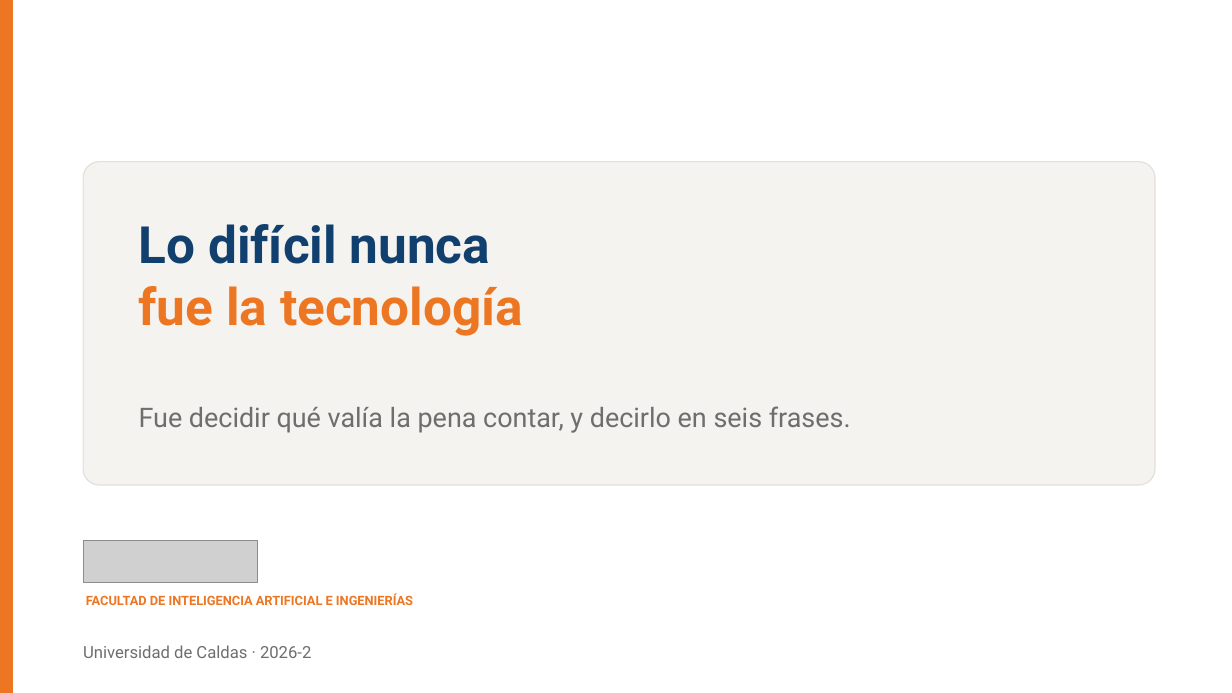
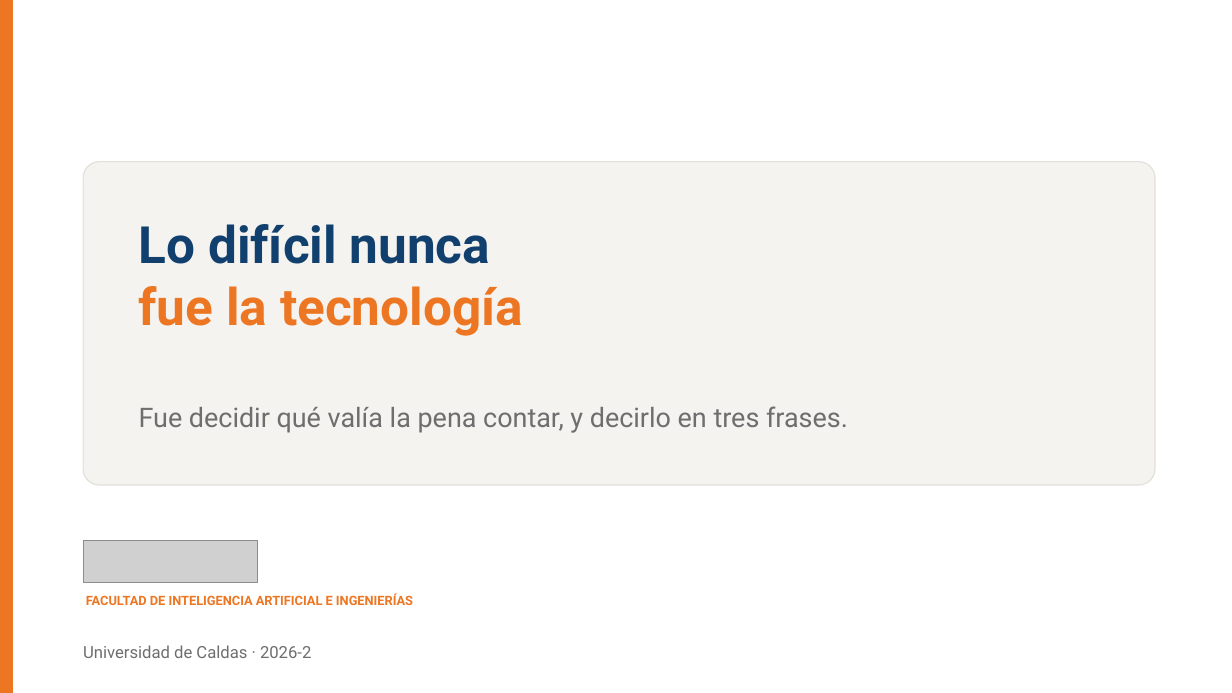
Before and after one commit to BioAITeamLearning/IntroInfo_2026_02_Ucaldas, a slide deck: slide 16 of _static/sesion06/S06_audio_imagen_video.pptx. Drawn at 1232x693 pixels with LibreOffice and Linux fonts; fonts in the diff are those of the drawing; grey boxes stand for pictures. Boxes give left, top, right and bottom in pixels: in the first picture for what was removed or moved away, otherwise in the second. Text is boxed around its words. In the diff, an @@ line names an element or a change of style, - is before the commit and + after.

```diff
--- a/_static/sesion06/S06_audio_imagen_video.pptx
+++ b/_static/sesion06/S06_audio_imagen_video.pptx
@@ text at box(139, 406, 848, 433): text changed @@
-Fue decidir qué valía la pena contar, y decirlo en seis frases.
+Fue decidir qué valía la pena contar, y decirlo en tres frases.
```
Also in this commit, not shown: 11 other slides changed, 2 other files.
